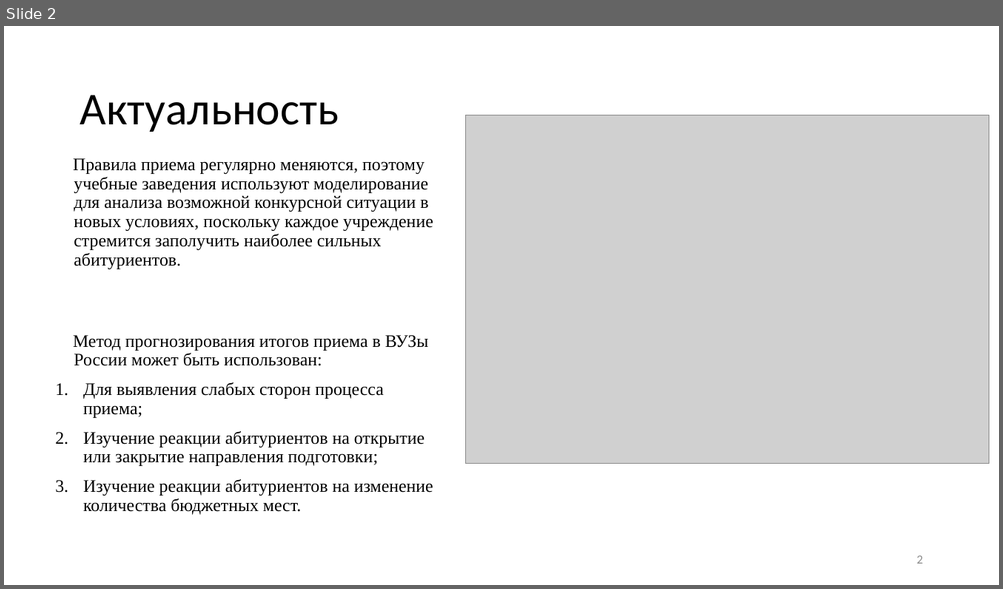
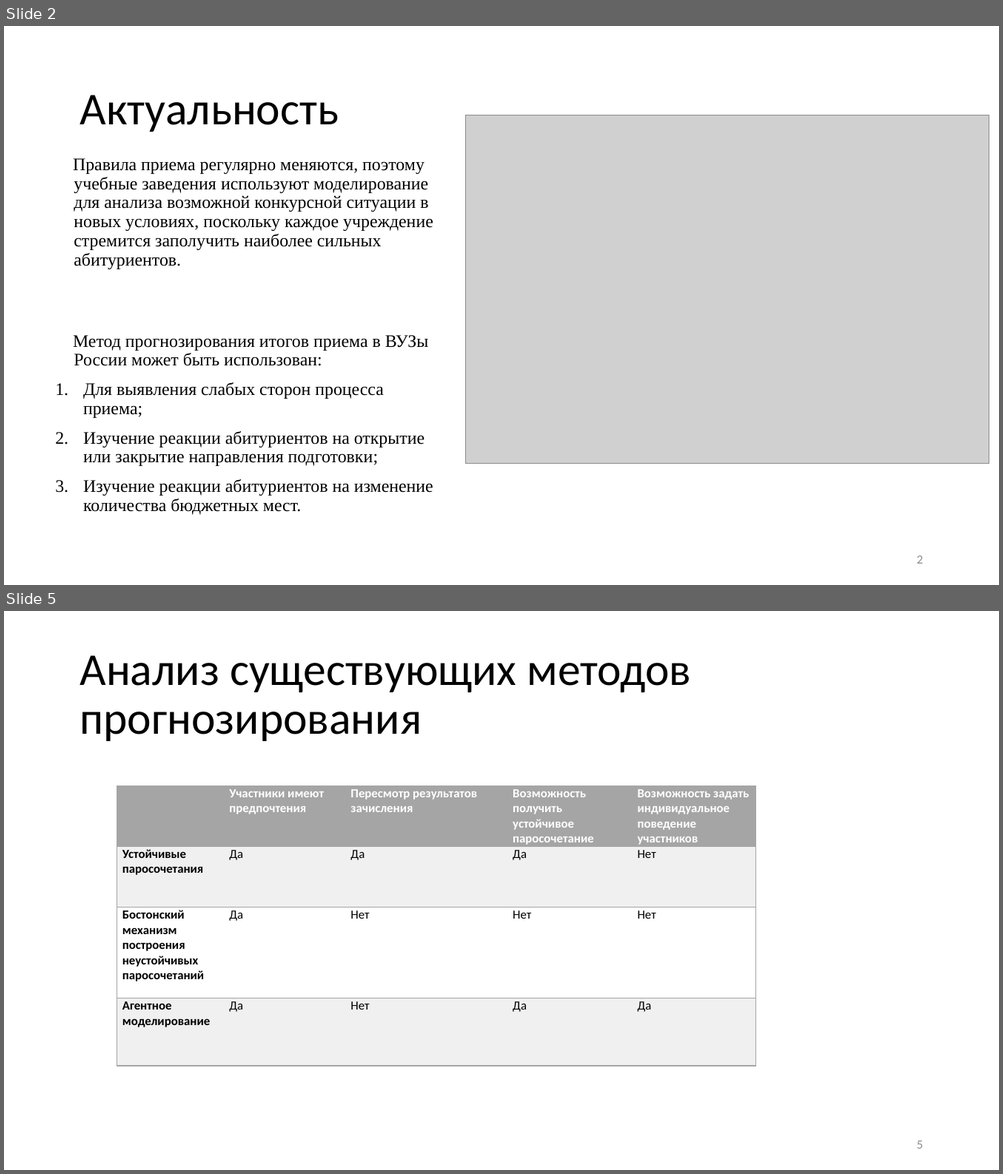
Before and after one commit to 1Bitcoin/scrape-universities-data, a slide deck: tex-diploma-template-main/Метод прогнозирования итогов приёма в вузы России на основе агентного моделирования.pptx. Shown one above the other, each under a label of ours: slide 2 before the commit, slides 2 and 5 after it; the slides between them are not shown. The pictures are 1003x589 and 1003x1174 pixels, drawn with LibreOffice and Linux fonts; fonts in the diff are those of the drawing; grey boxes stand for pictures. Boxes give left, top, right and bottom in pixels: in the first picture for what was removed or moved away, otherwise in the second. Text is boxed around its words. In the diff, an @@ line names an element or a change of style, - is before the commit and + after.

```diff
--- a/tex-diploma-template-main/Метод прогнозирования итогов приёма в вузы России на основе агентного моделирования.pptx
+++ b/tex-diploma-template-main/Метод прогнозирования итогов приёма в вузы России на основе агентного моделирования.pptx
@@ slide 5 added at [4,611,999,1170], background #FFFFFF @@
@@ title added at [79,655,691,741], 44 pt, text #000000 @@
+Анализ существующих методов прогнозирования
@@ table added at [116,786,755,1064], 4 rows, 5 columns @@
+ | Участники имеют предпочтения | Пересмотр результатов зачисления | Возможность получить устойчивое паросочетание | Возможность задать индивидуальное поведение участников
+Устойчивые паросочетания | Да | Да | Да | Нет
+Бостонский механизм построения неустойчивых паросочетаний | Да | Нет | Нет | Нет
+Агентное моделирование | Да | Нет | Да | Да
@@ page number added at [916,1141,922,1149], 12 pt, text #8C8C8C @@
+5
```
Also in this commit, not shown: 2 slides changed, 5 other slides added, 4 slides removed, 1 other file.
